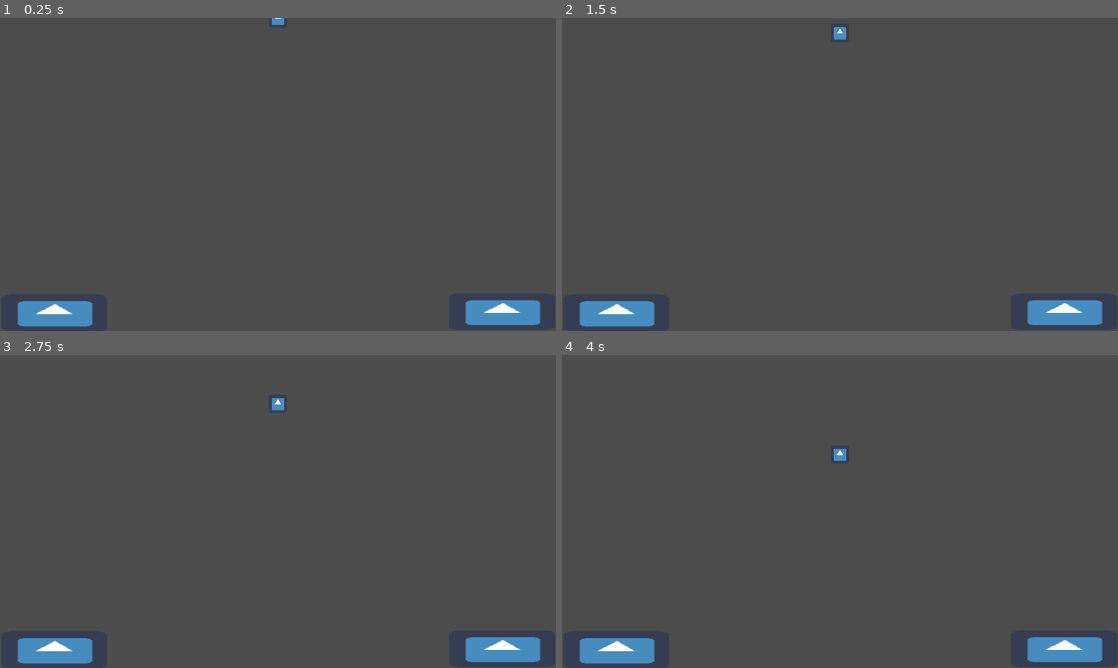
Above: before the commit, frames 1-4 (two rows, left to right).
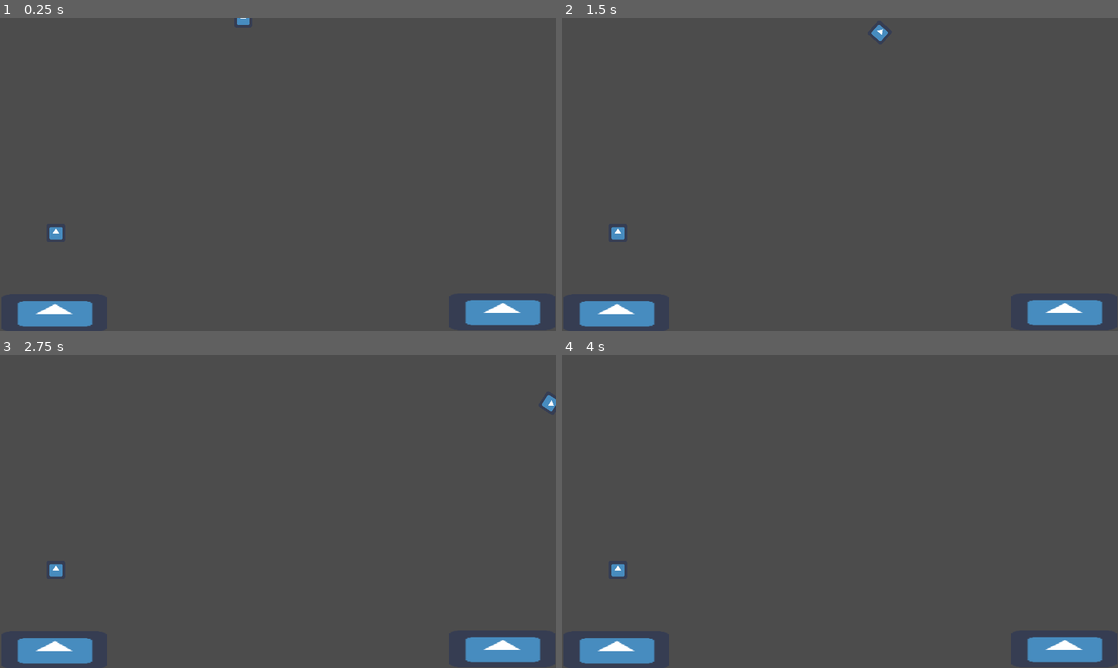
Above: after the commit, the same moments.

Repository: Delfrank94/GGJ20
Game: Godot game, scene res://Level.tscn
Two runs of this game, one before a commit and one after it. Both use one fixed random seed, a clock stepped at 60 frames per second and the inputs below. The engine's default icon, where the game draws it, is replaced by a stand-in: a white triangle on a blue panel in a dark square.
Inputs:
- Up to frame 1 (0.25 s): no input
- Up to frame 2 (1.5 s): tap Enter at 0.5 s; hold Up (ui_up) 0.53-1.28 s; hold Right (ui_right) from 0.53 s (still down); tap Up (ui_up) at 1.35 s
- Up to frame 3 (2.75 s): tap Up (ui_up) at 1.52, 1.82 s; release Right (ui_right) at 2.03 s; hold Left (ui_left) from 2.03 s (still down); hold Up (ui_up) from 2.03 s (still down)
- Up to frame 4 (4 s): release Left (ui_left) at 2.78 s; release Up (ui_up) at 2.78 s; hold Right (ui_right) from 2.78 s (still down); tap Up (ui_up) at 2.85, 3.02, 3.32 s; hold Up (ui_up) from 3.53 s (still down)

The runs differ from the first frame. In frame 1, 0.2% of the frame differs, in the area x 8-52%, y 0-71%; in frame 2, 0.3%, in the area x 8-59%, y 2-71%; in frame 3, 0.3%; in frame 4, 0.2%.

Commit message:
mecanicas base agregadas

Diff:
--- a/BoxPiece.tscn
+++ b/BoxPiece.tscn
@@ -1,8 +1,11 @@
-[gd_scene load_steps=4 format=2]
+[gd_scene load_steps=5 format=2]
 
 [ext_resource path="res://Piece.tscn" type="PackedScene" id=1]
 
 [sub_resource type="PhysicsMaterial" id=2]
+
+[sub_resource type="RectangleShape2D" id=3]
+extents = Vector2( 36.8233, 37.1531 )
 
 [sub_resource type="RectangleShape2D" id=1]
 extents = Vector2( 30.9791, 31.7738 )
@@ -12,9 +15,17 @@
 gravity_scale = 0.5
 moveForce = 10
 
-[node name="icon" parent="." index="0"]
-position = Vector2( -0.416084, -0.416084 )
-scale = Vector2( 0.986997, 0.986997 )
+[node name="Area2D" parent="." index="0"]
+visible = false
+
+[node name="CollisionShape2D" parent="Area2D" index="0"]
+modulate = Color( 0.996078, 0.0509804, 0.0509804, 1 )
+shape = SubResource( 3 )
 
 [node name="CollisionShape2D" parent="." index="1"]
 shape = SubResource( 1 )
+
+[node name="icon" parent="." index="2"]
+position = Vector2( -0.416084, -0.416084 )
+scale = Vector2( 0.986997, 0.986997 )
+[connection signal="body_entered" from="Area2D" to="." method="_on_Area2D_body_entered"]
--- a/Level.gd
+++ b/Level.gd
@@ -1,13 +1,41 @@
 extends Node2D
 
 onready var pieceScene = load("res://BoxPiece.tscn")
+onready var pieces = $Pieces
+var currentPiece
+var paying
+var dropNewPiece = true
+var timeout = false
+export var creationMargins = Vector2(0,0)
 
 func _ready():
-	var piece = pieceScene.instance()
-	piece.position = Vector2(get_viewport_rect().size.x/2, 0)
-	add_child(piece)
+	randomize()
+
+func _process(_delta):
+	if dropNewPiece && !timeout:
+		var newPiecePosition = Vector2(
+			wrapi(randi(),
+			creationMargins.x,get_viewport_rect().size.x/2 - creationMargins.y),
+			 0)
+		dropNewPiece = false
+		currentPiece = pieceScene.instance()
+		currentPiece.position = newPiecePosition
+		pieces.add_child(currentPiece)
+		currentPiece.connect("landed",self,"onPieceLanded")
+
+func onPieceLanded(piece: Piece):
+	if piece is Piece:
+		if !timeout:
+			yield(get_tree().create_timer(.5),"timeout")
+			dropNewPiece = true
 
 
-# Called every frame. 'delta' is the elapsed time since the previous frame.
-#func _process(delta):
-#	pass
+func _on_Timer_timeout():
+	print("TIEMPOOOOO")
+	timeout = true
+	for piece in pieces.get_children():
+		if(piece.active):
+			yield(piece,"landed")
+		else:
+			piece.set_deferred("mode",RigidBody2D.MODE_STATIC)
+	$Player.active = true
--- a/Level.tscn
+++ b/Level.tscn
@@ -1,7 +1,8 @@
-[gd_scene load_steps=5 format=2]
+[gd_scene load_steps=6 format=2]
 
 [ext_resource path="res://icon.png" type="Texture" id=1]
 [ext_resource path="res://Level.gd" type="Script" id=2]
+[ext_resource path="res://Player.tscn" type="PackedScene" id=3]
 
 [sub_resource type="RectangleShape2D" id=1]
 extents = Vector2( 184.608, 63.6351 )
@@ -11,6 +12,9 @@
 
 [node name="Level" type="Node2D"]
 script = ExtResource( 2 )
+__meta__ = {
+"_edit_horizontal_guides_": [ 71.4116 ]
+}
 
 [node name="Floor" type="StaticBody2D" parent="."]
 position = Vector2( 187.134, 1017.74 )
@@ -44,3 +48,13 @@
 [node name="CollisionShape2D" type="CollisionShape2D" parent="Floor3"]
 position = Vector2( 66.8074, -10.021 )
 shape = SubResource( 2 )
+
+[node name="Timer" type="Timer" parent="."]
+wait_time = 5.095
+one_shot = true
+autostart = true
+
+[node name="Player" parent="." instance=ExtResource( 3 )]
+
+[node name="Pieces" type="Node2D" parent="."]
+[connection signal="timeout" from="Timer" to="." method="_on_Timer_timeout"]
--- a/Piece.gd
+++ b/Piece.gd
@@ -1,13 +1,25 @@
 extends RigidBody2D
+
+class_name Piece
+var active = true
 signal landed
-var active = false
 
 export var moveForce = 50
 func _physics_process(_delta):
 	if active:
+		if Input.is_action_pressed("ui_up"):
+			apply_torque_impulse(25)
 		if Input.is_action_pressed("ui_left"):
 			apply_impulse(Vector2.ZERO,Vector2.LEFT * moveForce)
 		if Input.is_action_pressed("ui_right"):
 			apply_impulse(Vector2.ZERO,Vector2.RIGHT * moveForce)
 		if Input.is_action_pressed("ui_down"):
 			apply_impulse(Vector2.ZERO,Vector2.DOWN * moveForce)
+
+func landed():
+	active = false
+
+func _on_Area2D_body_entered(body):
+	if body != self && active:
+		landed()
+		emit_signal("landed", self)
--- a/Piece.tscn
+++ b/Piece.tscn
@@ -1,12 +1,21 @@
-[gd_scene load_steps=3 format=2]
+[gd_scene load_steps=4 format=2]
 
 [ext_resource path="res://icon.png" type="Texture" id=1]
 [ext_resource path="res://Piece.gd" type="Script" id=2]
 
+[sub_resource type="PhysicsMaterial" id=1]
+bounce = 0.454
+absorbent = true
+
 [node name="Piece" type="RigidBody2D"]
+physics_material_override = SubResource( 1 )
 script = ExtResource( 2 )
+
+[node name="Area2D" type="Area2D" parent="."]
+
+[node name="CollisionShape2D" type="CollisionShape2D" parent="Area2D"]
+
+[node name="CollisionShape2D" type="CollisionShape2D" parent="."]
 
 [node name="icon" type="Sprite" parent="."]
 texture = ExtResource( 1 )
-
-[node name="CollisionShape2D" type="CollisionShape2D" parent="."]
--- /dev/null
+++ b/Player.gd
@@ -0,0 +1,90 @@
+extends KinematicBody2D
+
+class_name Player
+
+export var _dashSpeed = 350
+export var gravity = 20
+export var maxSpeed = 200
+export var speed = Vector2(50,550)
+var active = false
+
+var _canJump = true
+
+var direction = Vector2.ZERO
+var velocity = Vector2.ZERO
+var jumpCount = 0
+onready var animator = $AnimationPlayer
+var facing = 1
+var hp = 4 setget setHp
+var onGround = false
+onready var sprite = $player
+
+signal died
+
+func setHp(value):
+	hp = value
+	$PlayerTag.reduceLives(hp)
+	animator.play("hurt")
+	if hp <= 0:
+		yield(get_tree().create_timer(1.2),"timeout")
+		emit_signal("died",self)
+
+
+func _physics_process(_delta):
+	if active:
+		direction = getDirection(direction)
+		velocity = getVelocity(direction,velocity)
+		velocity = move_and_slide(velocity,Vector2.UP)
+		checkGround()
+	animate()
+
+func getDirection(out):
+	out.x = int(Input.is_action_pressed("ui_right")) - int(Input.is_action_pressed("ui_left"))
+	if out.x != 0:
+		facing = out.x
+	return out
+
+func getVelocity(_direction, _velocity):
+	var out = _velocity
+	out.x = getHorizontalVelocity(_direction.x)
+	out = getVerticalVelocity(out)
+	if Input.is_action_just_pressed("p1_dash"):
+		out.x += facing * 1600 #dashSpeed
+	return out
+
+func checkGround():
+	if is_on_floor():
+		if onGround == false:
+			onGround = true
+			jumpCount = 0
+	else:
+		if onGround == true:
+			onGround = false
+
+func getHorizontalVelocity(_direction):
+	speed.x = 600
+	return _direction * speed.x
+
+func getVerticalVelocity(_velocity):
+	var out = _velocity
+	out.y += gravity
+	if Input.is_action_just_pressed("ui_up"):
+		if jumpCount < 2:
+			jumpCount += 1
+			out.y = -speed.y
+			onGround = false
+	return out
+
+func animate():
+	$player.flip_h = facing != 1
+#	if is_on_floor():
+#		if animator.current_animation != "hurt":
+#			if abs(velocity.x) <= 30 || is_on_wall():
+#				if animator.current_animation != "idle":
+#					animator.play("idle")
+#			else:
+#				if animator.current_animation != "run":
+#					animator.play("run")
+#	else:
+#		if animator.current_animation != "jump":
+#			animator.play("jump")
--- /dev/null
+++ b/Player.tscn
@@ -0,0 +1,21 @@
+[gd_scene load_steps=4 format=2]
+
+[ext_resource path="res://Player.gd" type="Script" id=1]
+[ext_resource path="res://icon.png" type="Texture" id=2]
+
+[sub_resource type="CapsuleShape2D" id=3]
+radius = 26.9646
+
+[node name="Player" type="KinematicBody2D"]
+position = Vector2( 191.019, 750.098 )
+script = ExtResource( 1 )
+
+[node name="player" type="Sprite" parent="."]
+position = Vector2( 1.86325, -8.61658 )
+texture = ExtResource( 2 )
+
+[node name="AnimationPlayer" type="AnimationPlayer" parent="."]
+
+[node name="CollisionShape2D" type="CollisionShape2D" parent="."]
+position = Vector2( 1.98607, -8.34149 )
+shape = SubResource( 3 )
--- a/project.godot
+++ b/project.godot
@@ -8,9 +8,20 @@
 
 config_version=4
 
-_global_script_classes=[  ]
+_global_script_classes=[ {
+"base": "RigidBody2D",
+"class": "Piece",
+"language": "GDScript",
+"path": "res://Piece.gd"
+}, {
+"base": "KinematicBody2D",
+"class": "Player",
+"language": "GDScript",
+"path": "res://Player.gd"
+} ]
 _global_script_class_icons={
-
+"Piece": "",
+"Player": ""
 }
 
 [application]
Not shown, added: arte/archivos sai/prototypetetromino2.png.import
Not shown, added: arte/assets/piece_i.png.import
Not shown, added: arte/assets/piece_l1.png.import
Not shown, added: arte/assets/piece_l2.png.import
Not shown, added: arte/assets/piece_o.png.import
Not shown, added: arte/assets/piece_s1.png.import
Not shown, added: arte/assets/piece_t.png.import
Not shown, added: arte/assets/prototypetetrominos.png.import
